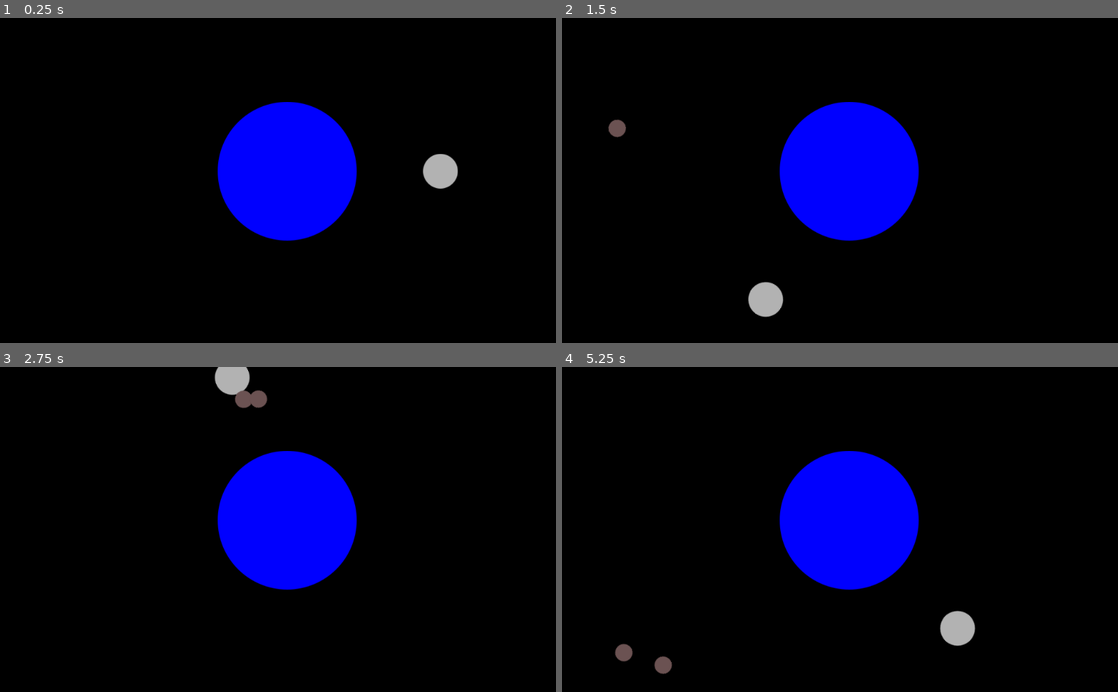
Above: before the commit, frames 1-4 (two rows, left to right).
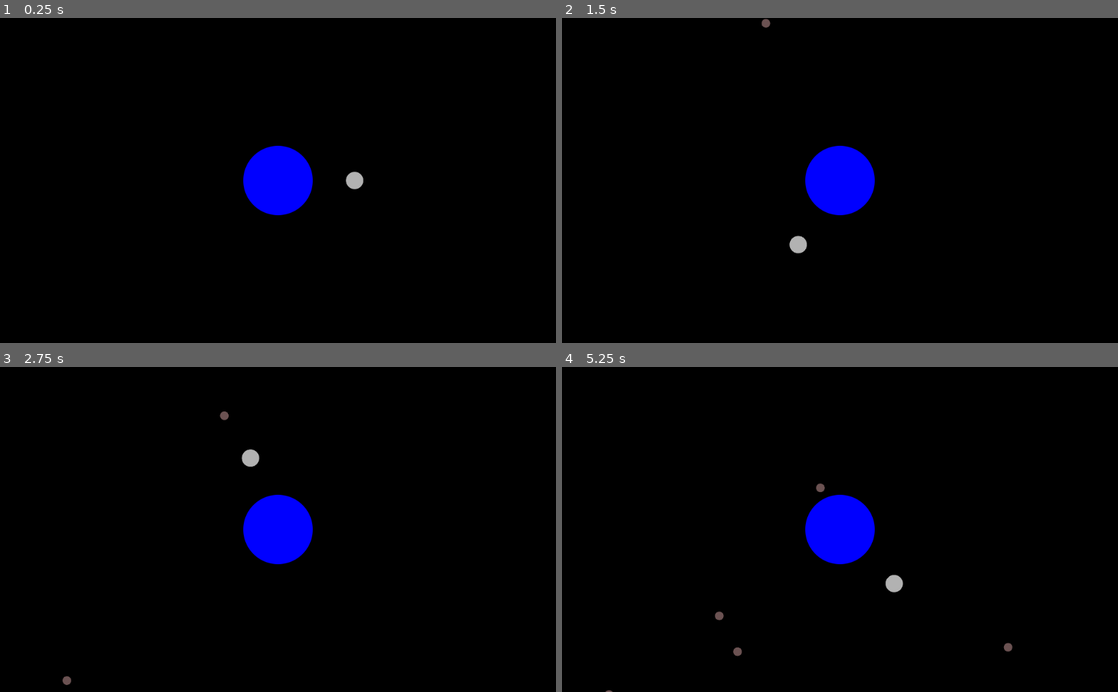
Above: after the commit, the same moments.

Repository: kreivi/Kuumela
Game: Godot game, scene res://main/main.tscn
The game is run twice, just before and just after one commit, with the same random seed, the same clock (stepped at 60 frames per second) and the same inputs.
Inputs:
- Up to frame 1 (0.25 s): no input
- Up to frame 2 (1.5 s): tap Enter at 0.5 s; hold D (clockwise) 0.53-1.28 s; tap A (counter_clockwise) at 1.35 s
- Up to frame 3 (2.75 s): hold D (clockwise) from 2.03 s (still down)
- Up to frame 4 (5.25 s): release D (clockwise) at 2.78 s; tap A (counter_clockwise) at 2.85, 4.35 s; hold D (clockwise) 3.53-4.28 s; hold D (clockwise) from 5.03 s (still down)

The runs differ from the first frame. In frame 1, 7.0% of the frame differs, in the area x 39-83%, y 25-69%; in frame 2, 7.3%; in frame 3, 7.3%; in frame 4, 7.5%, in the area x 7-81%, y 25-100%.

Commit message:
Remove parallax bg, add camera, asteroids target earth when spawned

Diff:
--- a/world/world.gd
+++ b/world/world.gd
@@ -12,12 +12,11 @@
 	# Instance Asteroid
 	var asteroid = Asteroid.instance()
 	add_child(asteroid)
-	var direction = $AsteroidPath/AsteroidSpawnLocation.rotation + PI / 2
 	asteroid.position = $AsteroidPath/AsteroidSpawnLocation.position
-	direction += rand_range(-PI / 4, PI / 4)
-	asteroid.rotation = direction
+	var dir = ($Earth.position - asteroid.position).normalized()
+	asteroid.rotation = dir.angle()
 	asteroid.linear_velocity = Vector2(rand_range(asteroid.min_speed, asteroid.max_speed), 0)
-	asteroid.linear_velocity = asteroid.linear_velocity.rotated(direction)
+	asteroid.linear_velocity = asteroid.linear_velocity.rotated(dir.angle())
 
 
 func _on_AsteroidSpawner_timeout():
--- a/world/world.tscn
+++ b/world/world.tscn
@@ -1,30 +1,24 @@
-[gd_scene load_steps=6 format=2]
+[gd_scene load_steps=5 format=2]
 
 [ext_resource path="res://earth/earth.tscn" type="PackedScene" id=1]
 [ext_resource path="res://world/world.gd" type="Script" id=2]
 [ext_resource path="res://asteroid/asteroid.tscn" type="PackedScene" id=3]
-[ext_resource path="res://world/bg_layer0.svg" type="Texture" id=4]
 
 [sub_resource type="Curve2D" id=1]
 _data = {
-"points": PoolVector2Array( 0, 0, 0, 0, -1.05798, -1.41223, 0, 0, 0, 0, 1025.28, -2.91054, 0, 0, 0, 0, 1023.78, 597.911, 0, 0, 0, 0, -1.05798, 597.911, 0, 0, 0, 0, -1.05798, -1.41223 )
+"points": PoolVector2Array( 0, 0, 0, 0, -596.825, -360, 0, 0, 0, 0, 1571.17, -360, 0, 0, 0, 0, 1571.17, 928, 0, 0, 0, 0, -596.825, 928, 0, 0, 0, 0, -596.825, -360 )
 }
 
 [node name="World" type="Node"]
 script = ExtResource( 2 )
 Asteroid = ExtResource( 3 )
 
-[node name="ParallaxBackground" type="ParallaxBackground" parent="."]
+[node name="Earth" parent="." instance=ExtResource( 1 )]
+position = Vector2( 512, 288 )
 
-[node name="Space" type="ParallaxLayer" parent="ParallaxBackground"]
-motion_mirroring = Vector2( 1024, 1024 )
-
-[node name="Sprite" type="Sprite" parent="ParallaxBackground/Space"]
-texture = ExtResource( 4 )
-centered = false
-
-[node name="Earth" parent="." instance=ExtResource( 1 )]
-position = Vector2( 528.916, 282.843 )
+[node name="Camera2D" type="Camera2D" parent="Earth"]
+current = true
+zoom = Vector2( 2, 2 )
 
 [node name="AsteroidSpawner" type="Timer" parent="."]
 
@@ -33,6 +27,6 @@
 
 [node name="AsteroidSpawnLocation" type="PathFollow2D" parent="AsteroidPath"]
 position = Vector2( -1.05602, -1.41223 )
-rotation = -0.00145984
+rotation = -0.00145988
 offset = 0.00390625
 [connection signal="timeout" from="AsteroidSpawner" to="." method="_on_AsteroidSpawner_timeout"]
